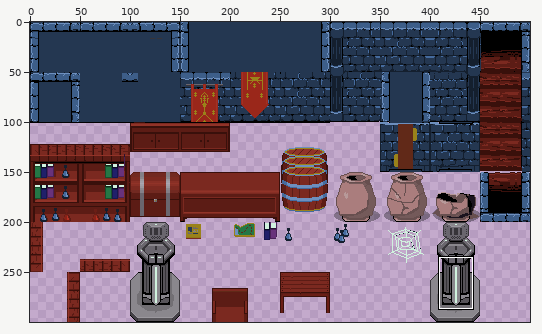
Two versions of one sprite sheet, images/dungeonWalls.png. Above, an overview of the earlier version with the close-up marked.
Close-up. As it was:
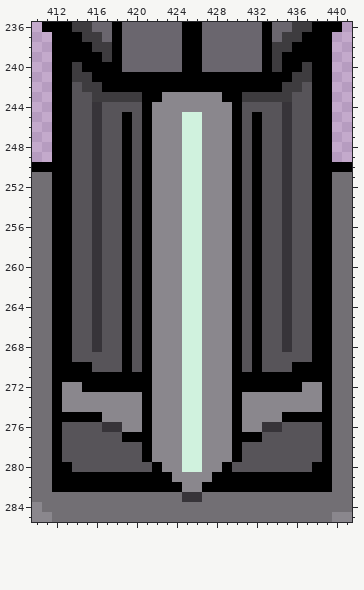
The file is 500x300 pixels. Colours within 5 levels of each other are drawn and written as one. Shown: x 410..441, y 236..285. The commit also changed other parts of the picture, which this record leaves out.
Now the later version:
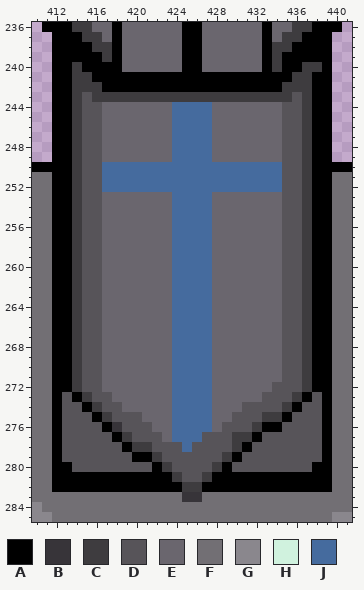
Palette (. is transparent): A #000000  B #373439  C #3e3c3f  D #575459  E #6a666e  F #726f74  G #8a878d  H #d0f2de  J #456b9e
What changed:
y 240: x 438 A -> C
y 242: x 414 D -> C; x 437 D -> C
y 243: x 414 D -> C; x 421..430 AAGGGGGGAA -> CCCCCCCCCC; x 437 D -> C
y 244: x 414 D -> C; x 416..435 BDDDDAGGGGGGGGADDDDB -> DEEEEEEEJJJJEEEEEEED; x 437 D -> C
y 245..249: x 414 D -> C; x 416..435 BDDADAGGGHHGGGADADDB -> DEEEEEEEJJJJEEEEEEED; x 437 D -> C
y 250..252: x 414 D -> C; x 416..435 BDDADAGGGHHGGGADADDB -> DJJJJJJJJJJJJJJJJJJD; x 437 D -> C
y 253..268: x 414 D -> C; x 416..435 BDDADAGGGHHGGGADADDB -> DEEEEEEEJJJJEEEEEEED; x 437 D -> C
y 269: x 414 D -> C; x 417..434 DDADAGGGHHGGGADADD -> EEEEEEEJJJJEEEEEEE; x 437 D -> C
y 270: x 414..415 AA -> CD; x 417..434 DDADAGGGHHGGGADADD -> EEEEEEEJJJJEEEEEEE; x 436..437 AA -> DC
y 271: x 414..437 AAAAAAAAGGGHHGGGAAAAAAAA -> CDDEEEEEEEJJJJEEEEEEEDDC
y 272: x 413..438 GGAAAAAAAGGGHHGGGAAAAAAAGG -> ACDDEEEEEEEJJJJEEEEEEDDDCA
y 273: x 413..438 GGGGGGGGAGGGHHGGGAGGGGGGGG -> DACDDEEEEEEJJJJEEEEEDDDCAD
y 274: x 413..438 GGGGGGGGAGGGHHGGGAGGGGGGGG -> DDACDDEEEEEJJJJEEEDDDDCADD
y 275: x 413..415 AAA -> DDD; x 417..434 GGGGAGGGHHGGGAGGGG -> CDDDEEEJJJJEEDDDCC; x 436..438 AAA -> DDD
y 276: x 417 B -> A; x 419..434 GGAGGGHHGGGAGGBB -> DDDEEJJJJEDDDCAA
y 277: x 418..431 DAAAGGGHHGGGAA -> ACDDDEJJJDDDCC
y 278: x 419..431 DDAGGGHHGGGAD -> ACCDDDJDDDDCA
y 279: x 420 D -> A; x 422..429 GGGHHGGG -> CDDDDDDC
y 280: x 423..428 GGHHGG -> CDDDDC
y 281: x 424..427 GGGG -> CDDC
y 282: x 425..426 GG -> CC
